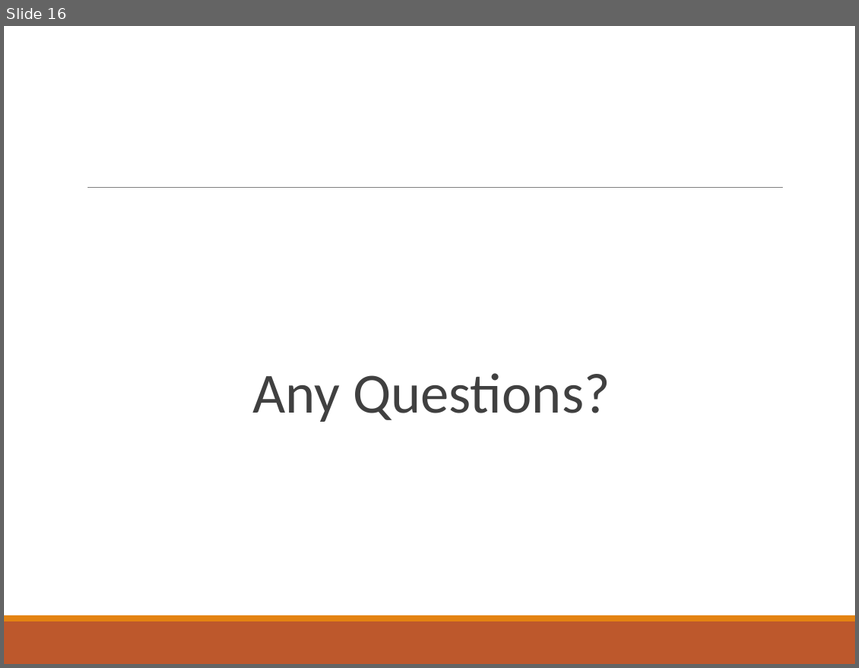
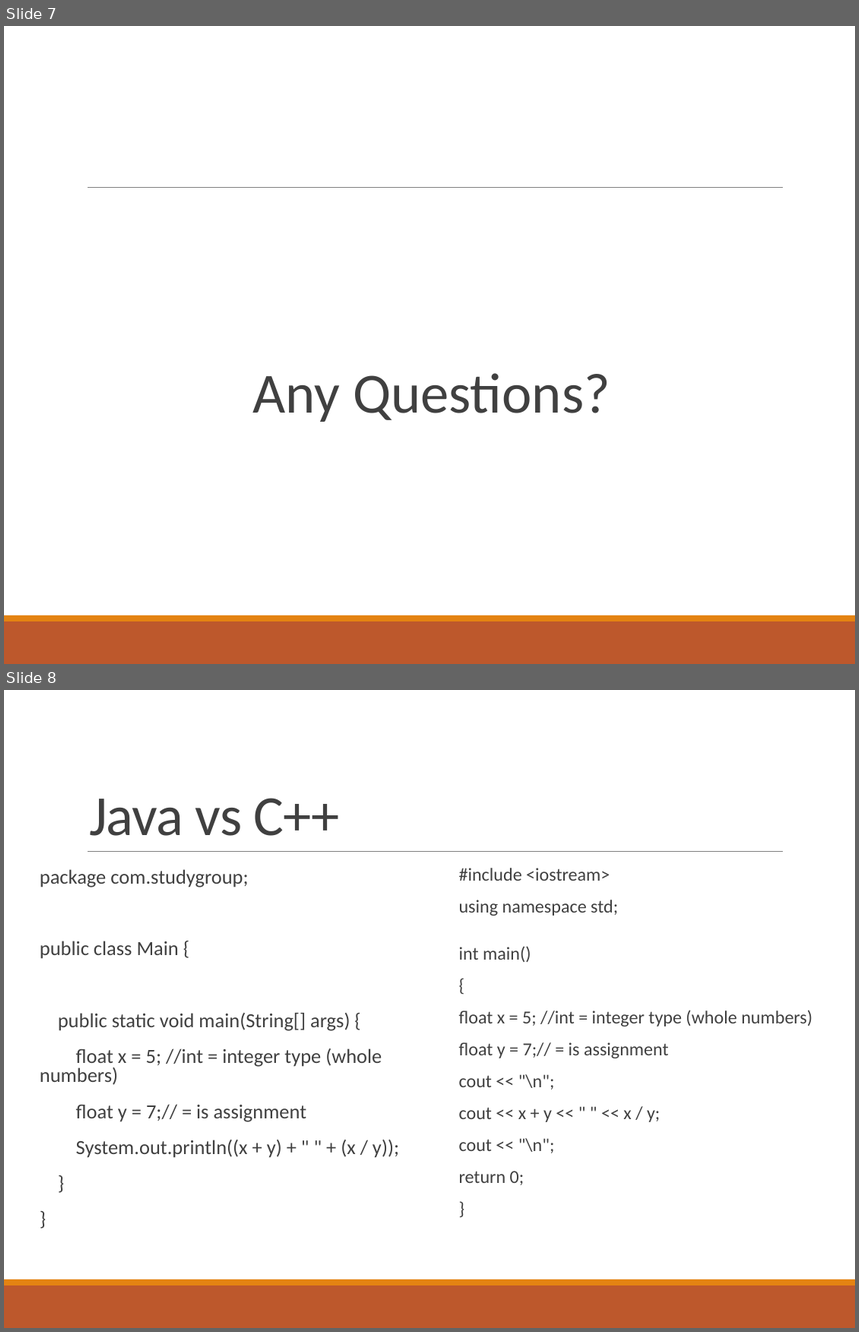
Before and after one commit to deeperj/dillinger, a slide deck: thesis/ukapp2/wqu_isc/sofware_design/Lesson 1 - Java.pptx. Shown one above the other, each under a label of ours: slide 16 before the commit, slides 7 and 8 after it. The pictures are 859x668 and 859x1332 pixels, drawn with LibreOffice and Linux fonts; fonts in the diff are those of the drawing. Boxes give left, top, right and bottom in pixels: in the first picture for what was removed or moved away, otherwise in the second. Text is boxed around its words. In the diff, an @@ line names an element or a change of style, - is before the commit and + after.

Commit message:
java01

```diff
--- a/thesis/ukapp2/wqu_isc/sofware_design/Lesson 1 - Java.pptx
+++ b/thesis/ukapp2/wqu_isc/sofware_design/Lesson 1 - Java.pptx
@@ slide 8 added at (4, 690, 855, 1328), background #FFFFFF; not listed: 3 template elements that a slide beside it also shows @@
@@ title added at (89, 798, 340, 836), 48 pt, text #404040 @@
+Java vs C++
@@ text added at (40, 869, 399, 1158), 17 pt, text #404040 @@
+  package com.studygroup;
+  public class Main {
+  public static void main(String[] args) {
+  float x = 5; //int = integer type (whole numbers)
+  float y = 7;// = is assignment
+  System.out.println((x + y) + " " + (x / y));
+  }
+  }
@@ text added at (459, 868, 813, 1186), 15.5 pt, text #404040 @@
+  #include <iostream>
+  using namespace std;
+  int main()
+  {
+  float x = 5; //int = integer type (whole numbers)
+  float y = 7;// = is assignment
+  cout << "\n";
+  cout << x + y << " " << x / y;
+  cout << "\n";
+  return 0;
+  }
@@ what was slide 16 is now slide 7 @@
```
Also in this commit, not shown: 3 slides changed, 11 other slides added, 12 slides removed, 5 other files.
